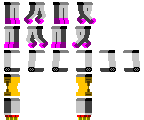
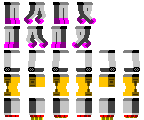
Comparing the layer stacks of the two 144×120 images. Changes:
painted on "Layer 4" over [left=6, top=74, right=139, bottom=120]
